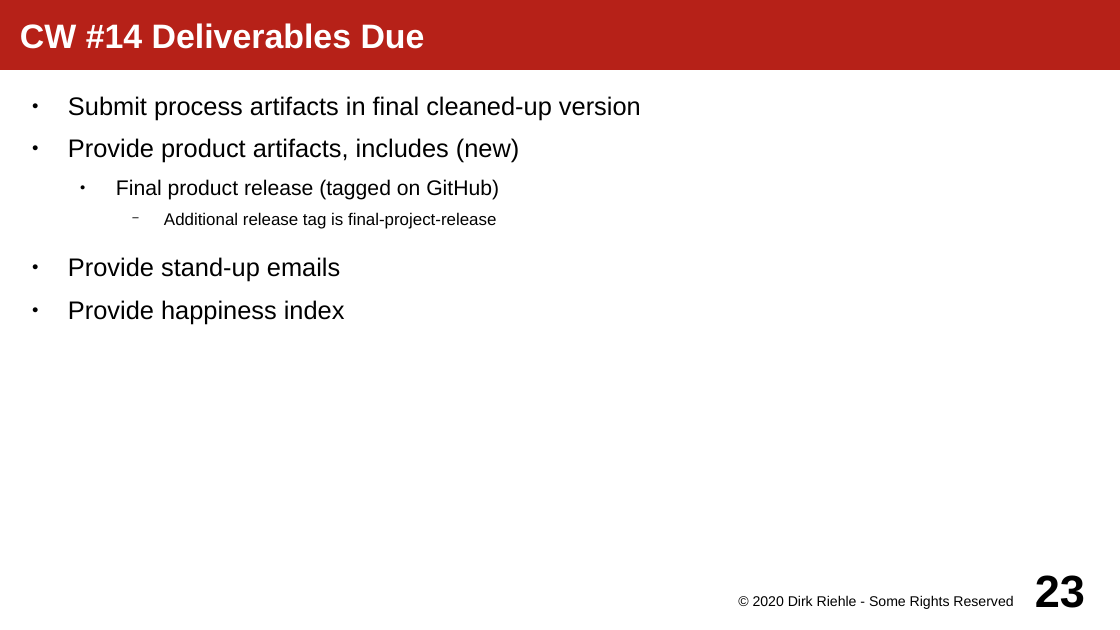
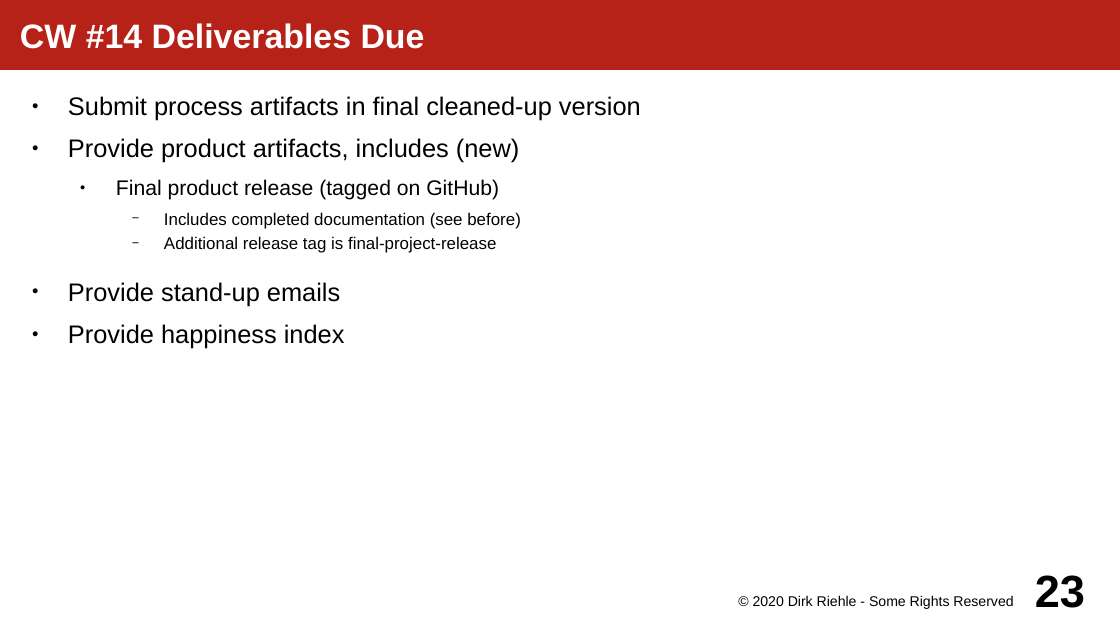
Before and after one commit to dirkriehle/amos-course, a slide deck: slide 23 of Lecture slides/AMOS A02 - Course Schedule.odp. Drawn at 1120x630 pixels with LibreOffice and Linux fonts; fonts in the diff are those of the drawing. Boxes give left, top, right and bottom in pixels: in the first picture for what was removed or moved away, otherwise in the second. Text is boxed around its words. In the diff, an @@ line names an element or a change of style, - is before the commit and + after.

```diff
--- a/Lecture slides/AMOS A02 - Course Schedule.odp
+++ b/Lecture slides/AMOS A02 - Course Schedule.odp
@@ text at (164, 212, 521, 229): paragraph added @@
+    − Includes completed documentation (see before)
```
Also in this commit, not shown: 6 other slides changed, 4 other files.
